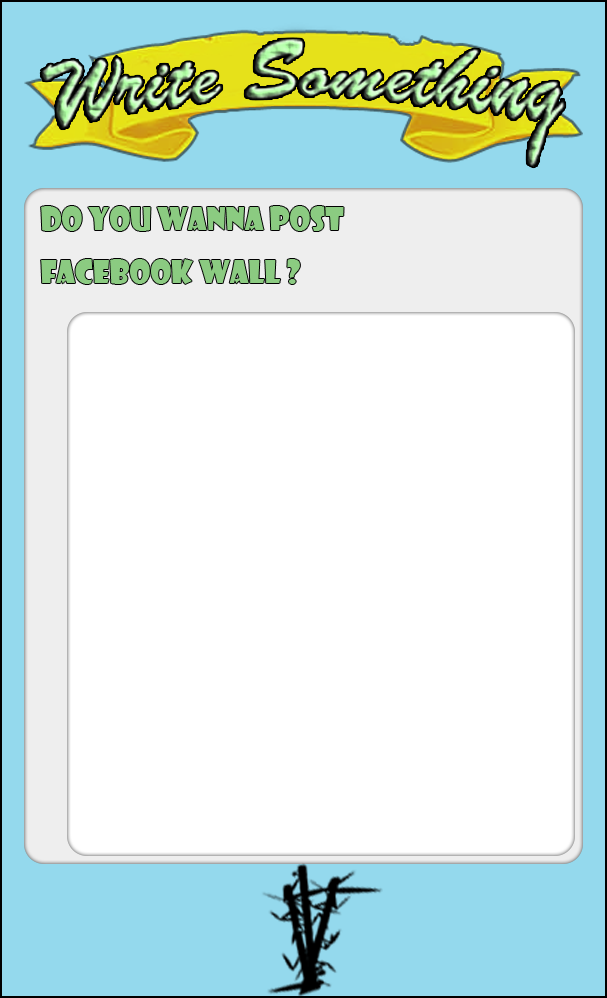
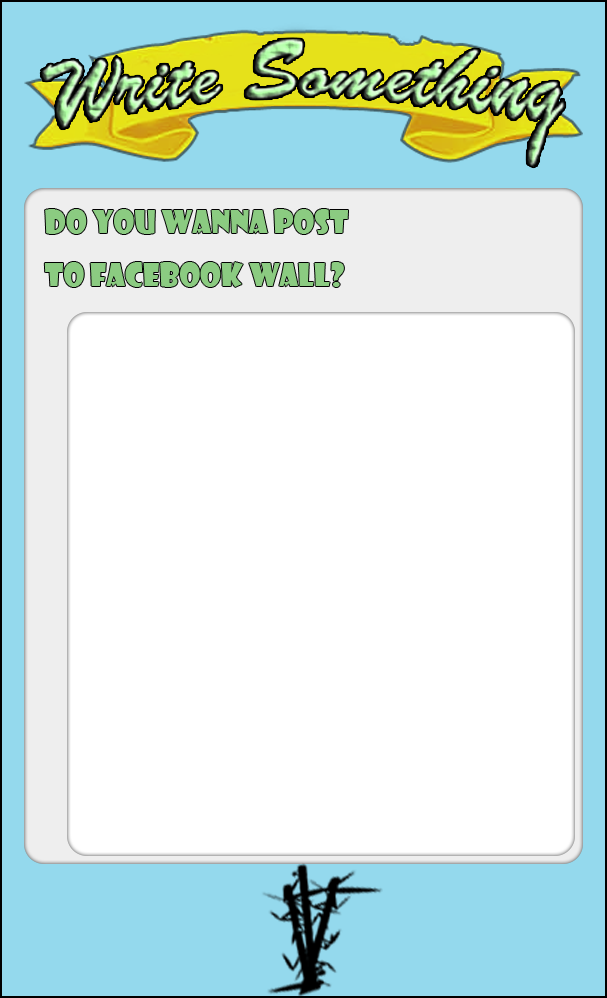
Two versions of the same layered image (607 × 998). Layer-by-layer changes:
renamed "do you wanna post facebook wall ?" to "do you wanna post to facebook wall?", painted on it over [41, 206, 348, 287]
